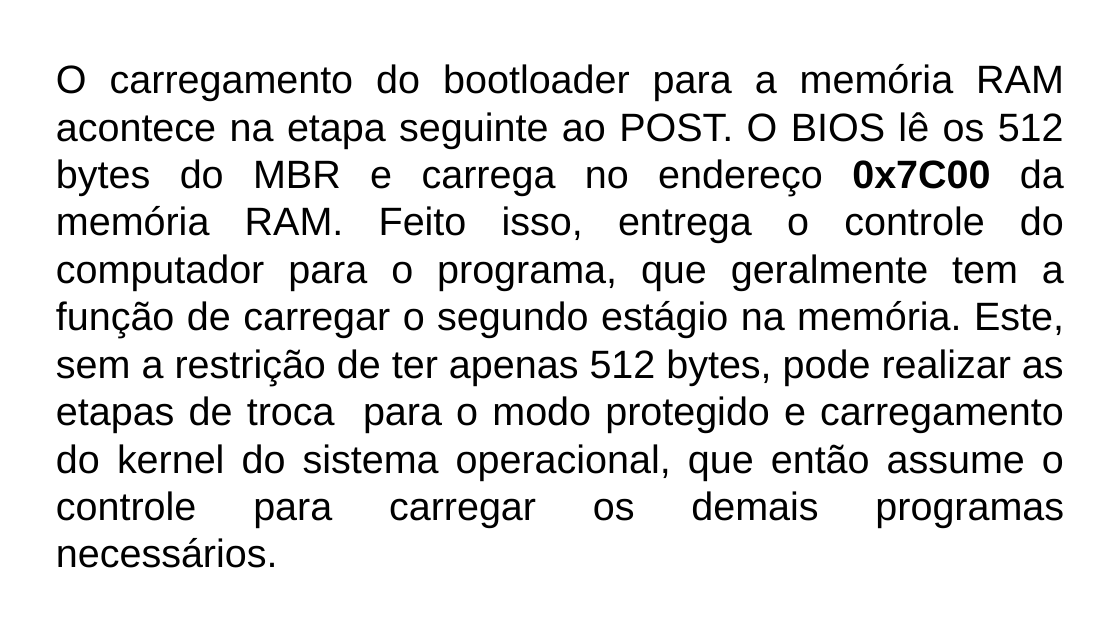
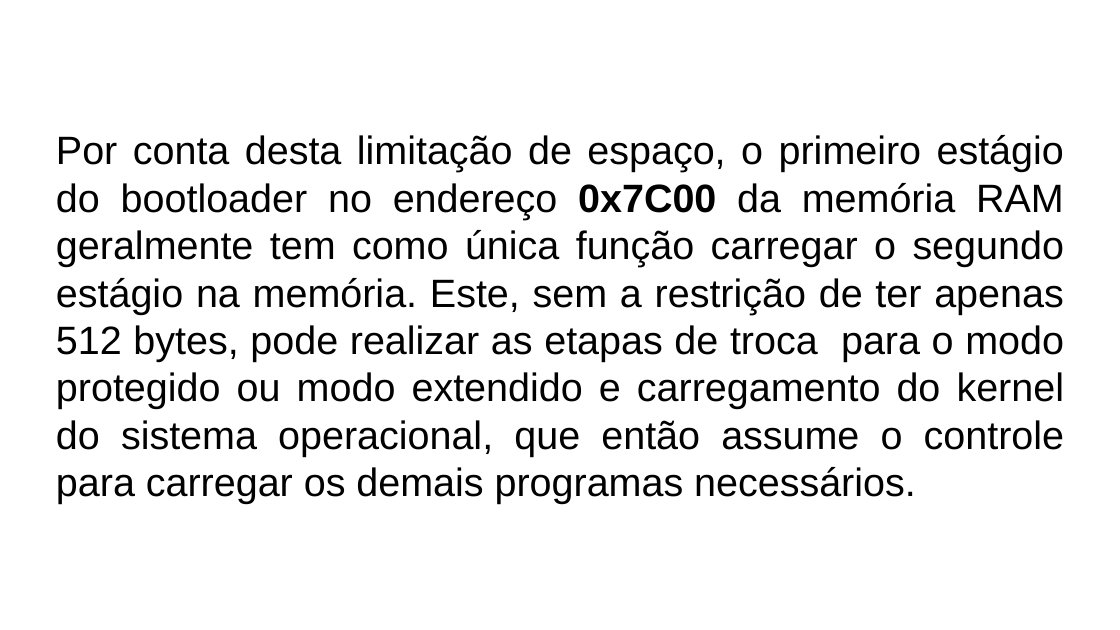
Before and after one commit to LeandroApAlmeida/Bootloader, a slide deck: slide 19 of doc/Fakenix.odp (slide 21 before the commit). Drawn at 1120x630 pixels with LibreOffice and Linux fonts; fonts in the diff are those of the drawing. Boxes give left, top, right and bottom in pixels: in the first picture for what was removed or moved away, otherwise in the second. Text is boxed around its words. In the diff, an @@ line names an element or a change of style, - is before the commit and + after.

```diff
--- a/doc/Fakenix.odp
+++ b/doc/Fakenix.odp
@@ text at bbox=[56, 135, 1064, 504]: text changed @@
-O carregamento do bootloader para a memória RAM acontece na etapa seguinte ao POST. O BIOS lê os 512 bytes do MBR e carrega no endereço 0x7C00 da memória RAM. Feito isso, entrega o controle do computador para o programa, que geralmente tem a função de carregar o segundo estágio na memória. Este, sem a restrição de ter apenas 512 bytes, pode realizar as etapas de troca para o modo protegido e carregamento do kernel do sistema operacional, que então assume o controle para carregar os demais programas necessários.
+Por conta desta limitação de espaço, o primeiro estágio do bootloader no endereço 0x7C00 da memória RAM geralmente tem como única função carregar o segundo estágio na memória. Este, sem a restrição de ter apenas 512 bytes, pode realizar as etapas de troca para o modo protegido ou modo extendido e carregamento do kernel do sistema operacional, que então assume o controle para carregar os demais programas necessários.
```
Also in this commit, not shown: 26 other slides changed, 5 slides added, 7 slides removed, 2 other files.
